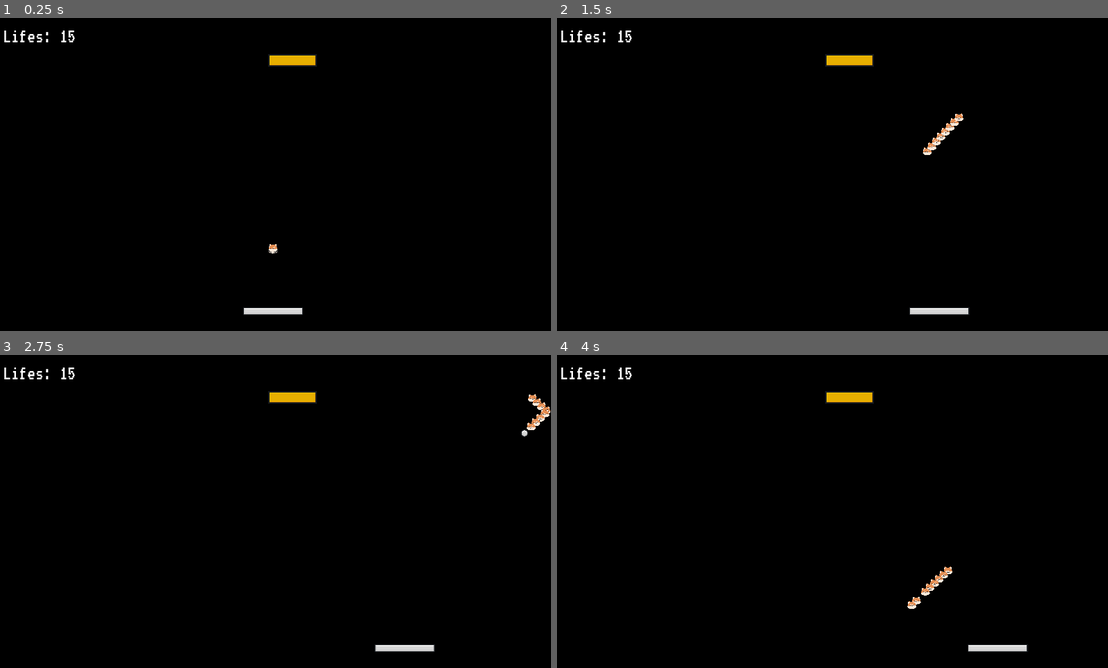
Above: before the commit, frames 1-4 (two rows, left to right).
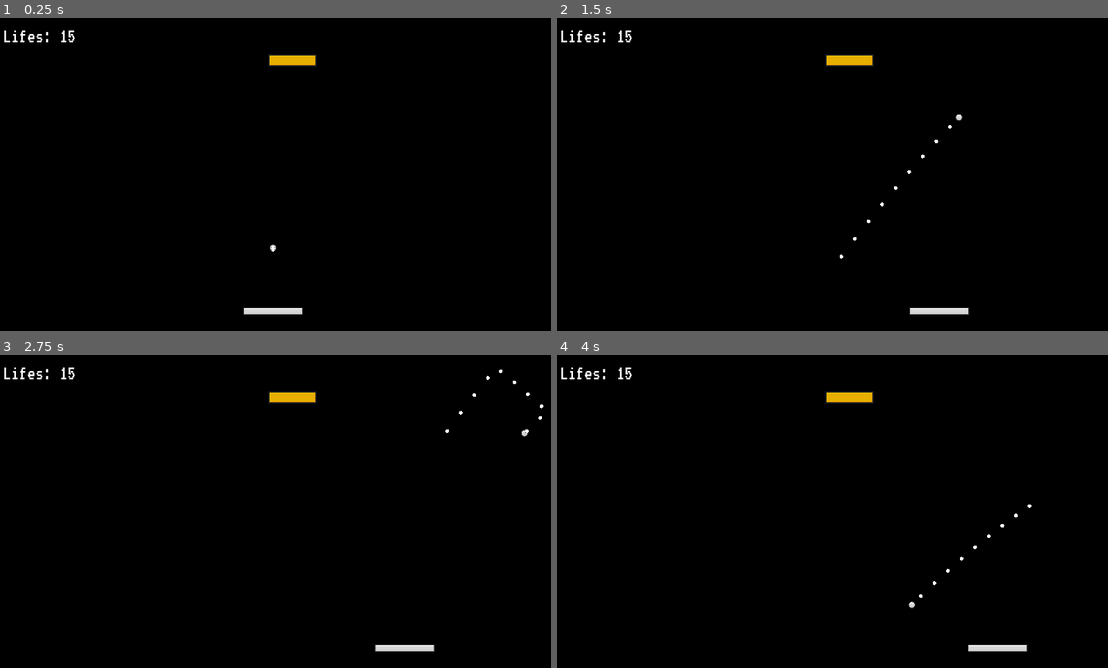
Above: after the commit, the same moments.

Repository: chli10/Brick-Breakers
Game: Godot game, scene res://scenes/main.tscn
Two runs of this game, one before a commit and one after it. Both use one fixed random seed, a clock stepped at 60 frames per second and the inputs below.
Inputs:
- Up to frame 1 (0.25 s): no input
- Up to frame 2 (1.5 s): tap Enter at 0.5 s; hold D (right) 0.53-1.28 s; hold A (left) from 1.28 s (still down)
- Up to frame 3 (2.75 s): release A (left) at 2.03 s; hold D (right) from 2.03 s (still down)
- Up to frame 4 (4 s): release D (right) at 3.53 s; hold A (left) from 3.53 s (still down)

The runs differ from the first frame. In frame 1, less than 0.1% of the frame differs, in the area x 48-51%, y 72-76%; in frame 2, 0.3%, in the area x 51-74%, y 30-77%; in frame 3, 0.3%; in frame 4, 0.3%.

Commit message:
changed trail to a ball + amount to 10 + lifetime 1 sec

Diff:
--- a/scenes/ball.tscn
+++ b/scenes/ball.tscn
@@ -4,14 +4,14 @@
 [ext_resource type="AudioStream" uid="uid://obvc6v0fa02w" path="res://BOINK (Brick hitting Brick AND PADDLE).wav" id="3_jdno6"]
 [ext_resource type="AudioStream" uid="uid://buqtuwyibhuew" path="res://BBOOM - 11:15:23, 12.37 PM.wav" id="4_3oigf"]
 [ext_resource type="AudioStream" uid="uid://dfikfx1lbwcv7" path="res://bruh (ball hitting wall).wav" id="4_vx5q4"]
-[ext_resource type="Texture2D" uid="uid://b2efwkkcoomns" path="res://cute-shiba-inu-dog-cartoon-element-png.png" id="5_4sq6o"]
+[ext_resource type="Texture2D" uid="uid://c2tarl0nmps05" path="res://Circle_-_black_simple_fullpage.svg.png" id="5_r2ev5"]
 
 [sub_resource type="CircleShape2D" id="CircleShape2D_rqq2t"]
 radius = 32.0
 
 [sub_resource type="ParticleProcessMaterial" id="ParticleProcessMaterial_10c5l"]
 particle_flag_disable_z = true
-gravity = Vector3(0, 98, 0)
+gravity = Vector3(2.08165e-12, 99.19, 2.08165e-12)
 orbit_velocity_min = 0.0
 orbit_velocity_max = 0.0
 scale_min = 0.01
@@ -37,6 +37,6 @@
 stream = ExtResource("4_3oigf")
 
 [node name="BallTrail" type="GPUParticles2D" parent="."]
+amount = 10
 process_material = SubResource("ParticleProcessMaterial_10c5l")
-texture = ExtResource("5_4sq6o")
-lifetime = 0.3
+texture = ExtResource("5_r2ev5")
Binary file added: Circle_-_black_simple_fullpage.svg.png
Not shown, added: Circle_-_black_simple_fullpage.svg.png.import
